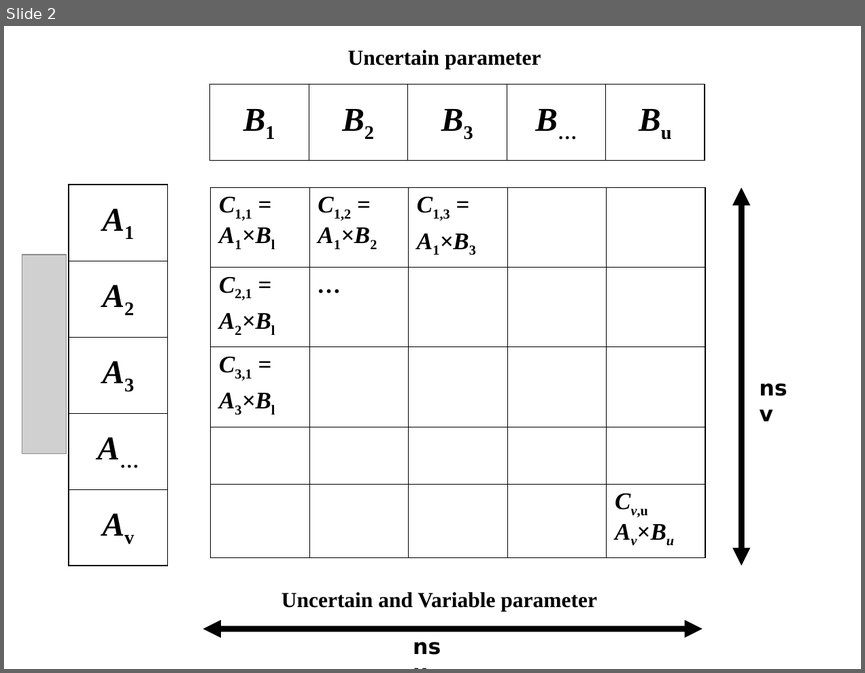
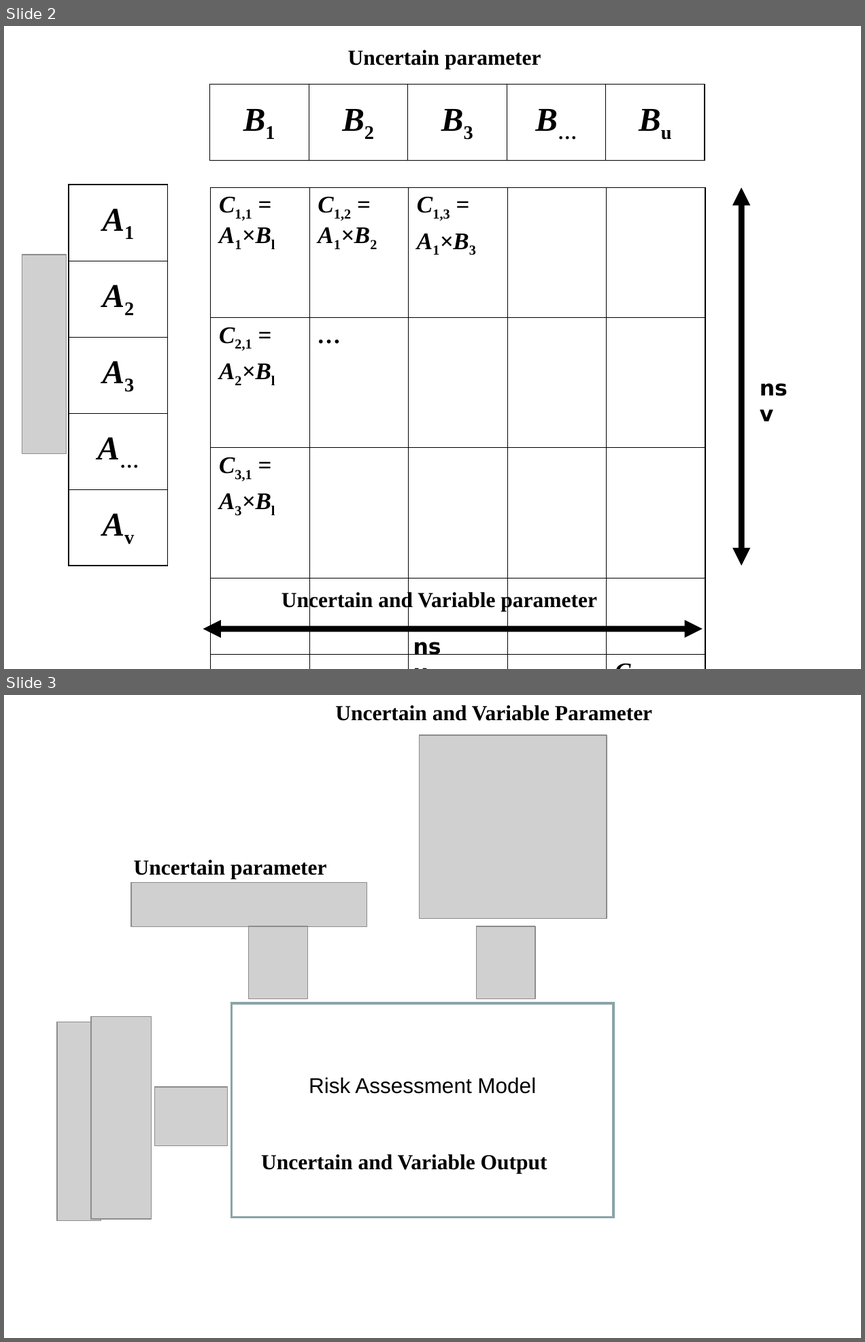
Before and after one commit to r-forge/riskassessment, a slide deck: DocMc2d/Illustration for docmcEnglish.ppt. Shown one above the other, each under a label of ours: slide 2 before the commit, slides 2 and 3 after it. The pictures are 865x673 and 865x1342 pixels, drawn with LibreOffice and Linux fonts; fonts in the diff are those of the drawing; grey boxes stand for pictures. Boxes give left, top, right and bottom in pixels: in the first picture for what was removed or moved away, otherwise in the second. Text is boxed around its words. In the diff, an @@ line names an element or a change of style, - is before the commit and + after.

```diff
--- a/DocMc2d/Illustration for docmcEnglish.ppt
+++ b/DocMc2d/Illustration for docmcEnglish.ppt
@@ slide 3 added at (4, 695, 861, 1338), background #FFFFFF @@
@@ text added at (335, 705, 652, 721), 18 pt, text #000000, bold @@
+Uncertain and Variable Parameter
@@ picture added at (419, 735, 606, 919) @@
@@ text added at (134, 860, 326, 879), 18 pt, text #000000, bold @@
+Uncertain parameter
@@ picture added at (130, 883, 366, 927) @@
@@ picture added at (248, 926, 307, 999) @@
@@ picture added at (476, 926, 535, 999) @@
@@ picture added at (92, 1016, 152, 1219) @@
@@ rectangle added at (232, 1002, 613, 1217), outline #89A4A7 2.01 pt, 18 pt, text #000000 @@
+Risk Assessment Model
@@ picture added at (57, 1021, 101, 1220) @@
@@ picture added at (155, 1087, 228, 1146) @@
@@ text added at (261, 1154, 547, 1173), 18 pt, text #000000, bold @@
+Uncertain and Variable Output
@@ slide 2 changed as well @@
@@ table: place and size @@
-table at (211, 187, 704, 567)
+table at (211, 187, 704, 669)
```
Also in this commit, not shown: 1 other slide changed, 1 other slide added.
